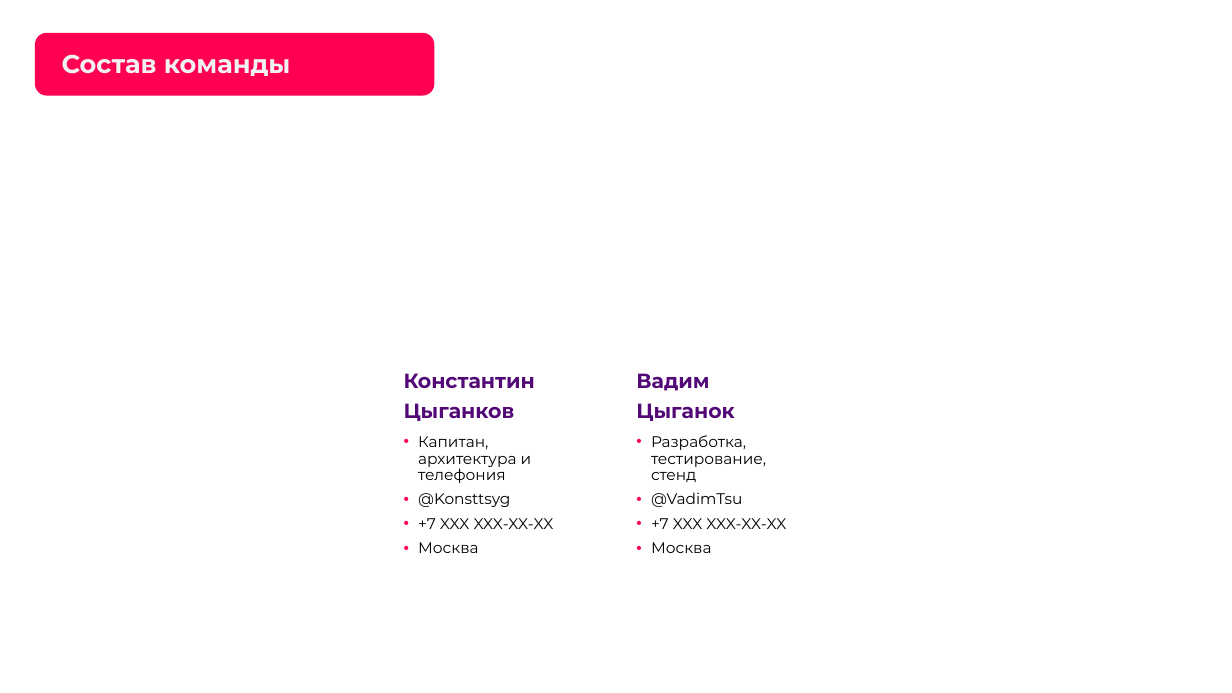
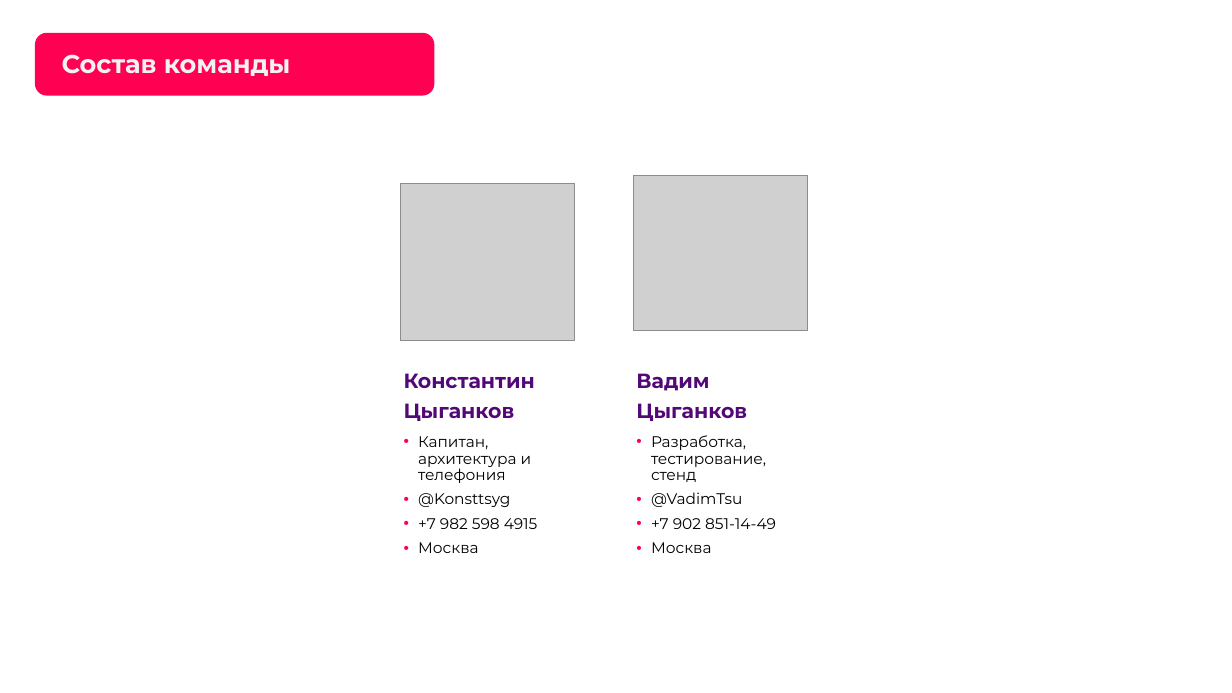
Before and after one commit to Vadik145-beep/lct-112-simulator, a slide deck: slide 3 of docs/presentation/ЛЦТ2026_Ультратех_задача9.pptx. Drawn at 1232x693 pixels with LibreOffice and Linux fonts; fonts in the diff are those of the drawing; grey boxes stand for pictures; background and template pictures are left out. Boxes give left, top, right and bottom in pixels: in the first picture for what was removed or moved away, otherwise in the second. Text is boxed around its words. In the diff, an @@ line names an element or a change of style, - is before the commit and + after.

```diff
--- a/docs/presentation/ЛЦТ2026_Ультратех_задача9.pptx
+++ b/docs/presentation/ЛЦТ2026_Ультратех_задача9.pptx
@@ picture added at bbox=[634, 175, 809, 331] @@
@@ picture added at bbox=[401, 184, 576, 341] @@
@@ text at bbox=[636, 403, 747, 421]: text changed @@
-Цыганок
+Цыганков
@@ text at bbox=[418, 518, 538, 529]: text changed @@
-• +7 XXX XXX-XX-XX
+• +7 982 598 4915
@@ text at bbox=[651, 518, 776, 529]: text changed @@
-• +7 XXX XXX-XX-XX
+• +7 902 851-14-49
```
Also in this commit, not shown: 9 other slides changed, 1 other file.
